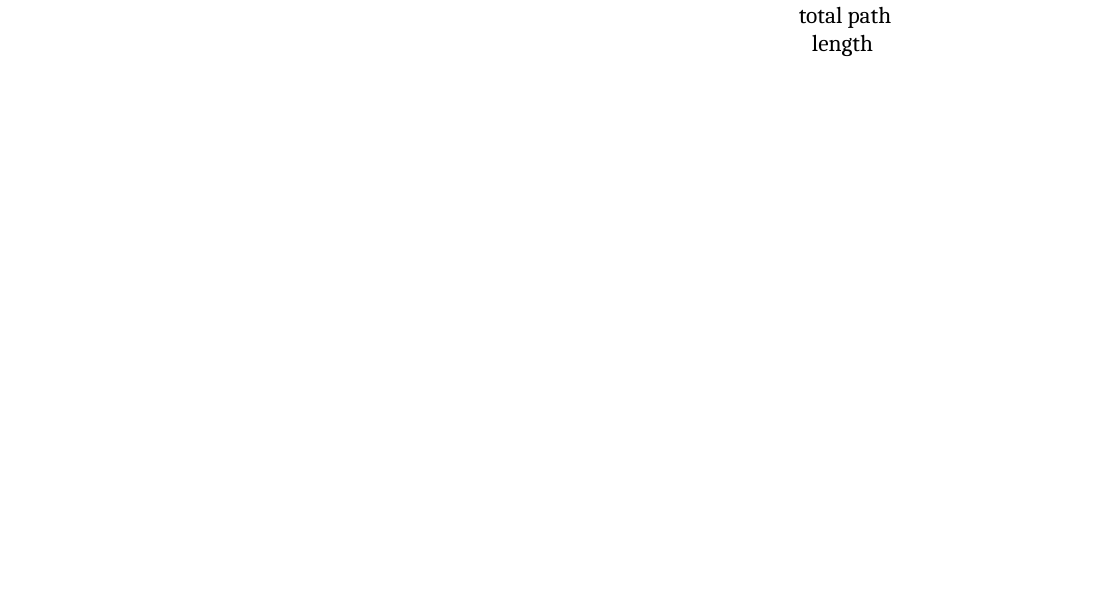
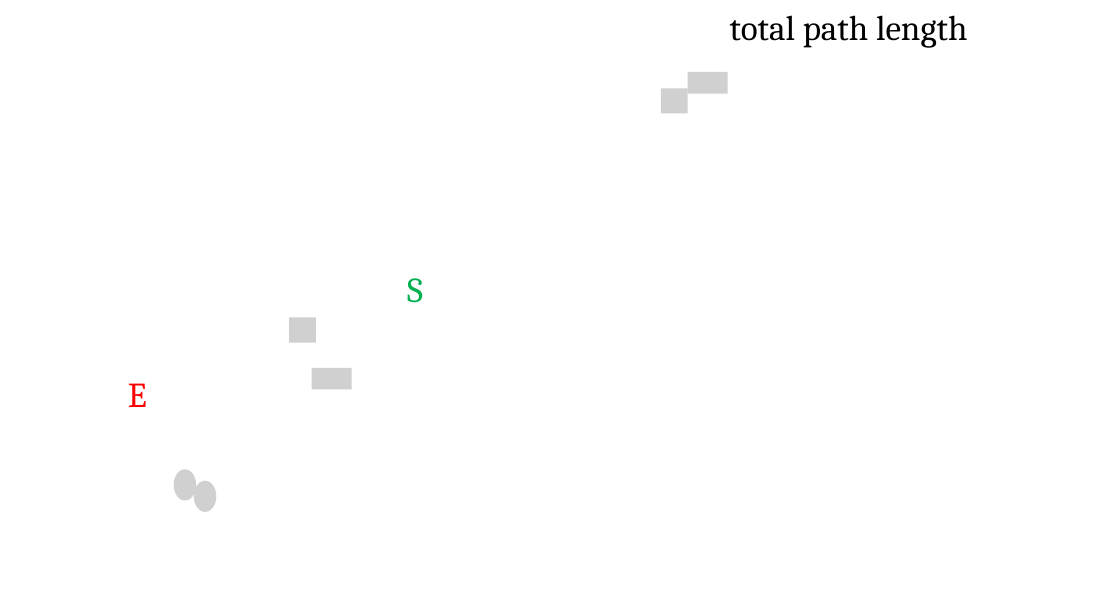
Before and after one commit to aabecker/SwarmPublications, a slide deck: slide 1 of journalWallFriction/pictures/pdf/shortestpath.pptx. Drawn at 1120x589 pixels with LibreOffice and Linux fonts; fonts in the diff are those of the drawing; grey boxes stand for pictures; background and template pictures are left out. Boxes give left, top, right and bottom in pixels: in the first picture for what was removed or moved away, otherwise in the second. Text is boxed around its words. In the diff, an @@ line names an element or a change of style, - is before the commit and + after.

```diff
--- a/journalWallFriction/pictures/pdf/shortestpath.pptx
+++ b/journalWallFriction/pictures/pdf/shortestpath.pptx
@@ text "total path length" moved from (x1=799, y1=6, x2=892, y2=56) to (x1=730, y1=15, x2=967, y2=48) @@
@@ text "total path length" at (x1=730, y1=15, x2=967, y2=48): size 20 to 30 pt @@
@@ picture added at (x1=661, y1=88, x2=688, y2=114) @@
@@ picture added at (x1=688, y1=72, x2=728, y2=93) @@
@@ text added at (x1=407, y1=278, x2=423, y2=303), 30 pt, text #00B050 @@
+S
@@ picture added at (x1=289, y1=317, x2=316, y2=343) @@
@@ text added at (x1=128, y1=383, x2=147, y2=407), 30 pt, text #FF0000 @@
+E
@@ picture added at (x1=312, y1=368, x2=351, y2=390) @@
@@ picture added at (x1=173, y1=470, x2=196, y2=501) @@
@@ picture added at (x1=194, y1=481, x2=216, y2=512) @@
```
Also in this commit, not shown: 21 other files.
